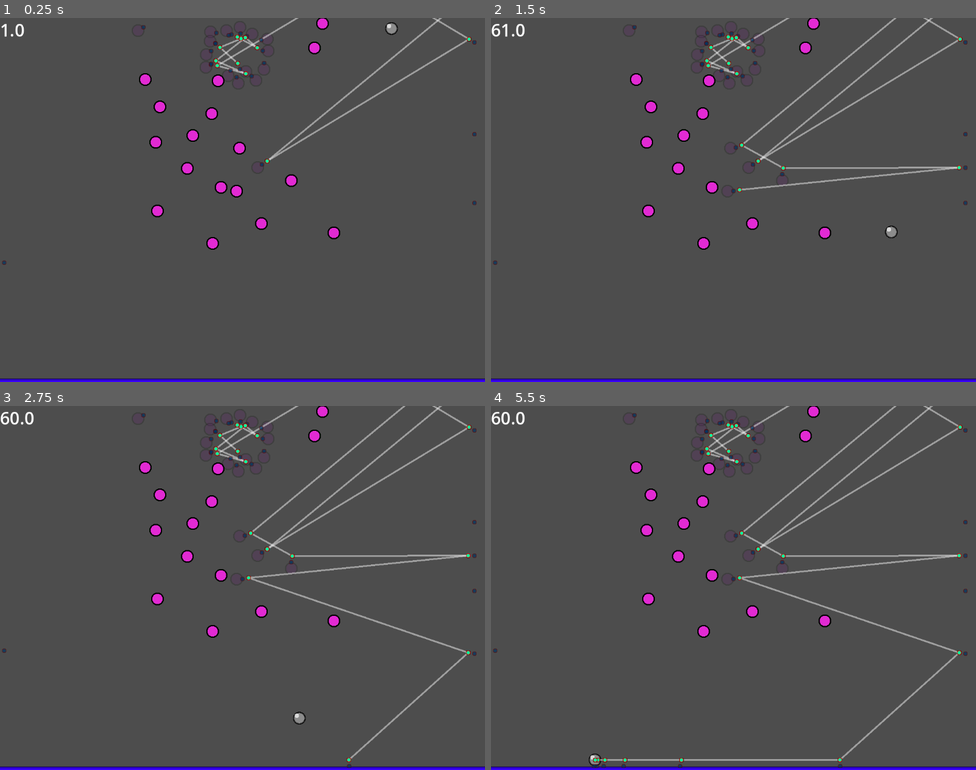
Above: before the commit, frames 1-4 (two rows, left to right).
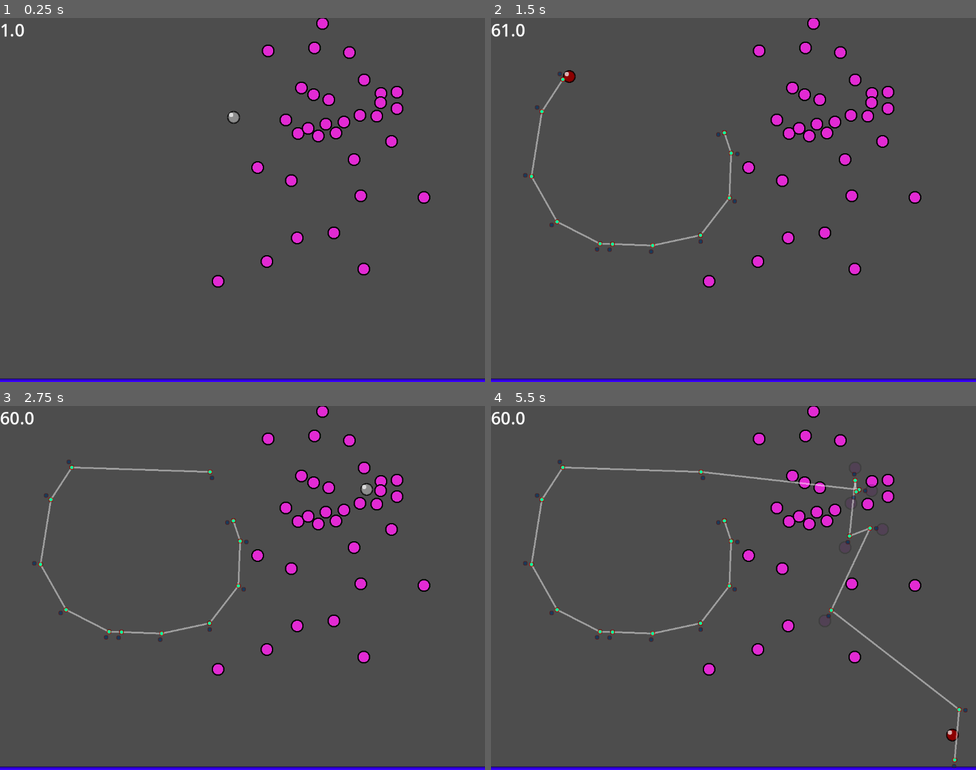
Above: after the commit, the same moments.

Repository: AugustTaub/plonki-deluxe
Game: Godot game, scene res://scenes/main.tscn
The game is run twice, just before and just after one commit, with the same random seed, the same clock (stepped at 60 frames per second) and the same inputs.
Inputs:
- Up to frame 1 (0.25 s): no input
- Up to frame 2 (1.5 s): no input
- Up to frame 3 (2.75 s): no input
- Up to frame 4 (5.5 s): no input

The runs differ from the first frame. In frame 1, 4.1% of the frame differs, in the area x 0-99%, y 0-75%; in frame 2, 5.4%; in frame 3, 5.9%; in frame 4, 6.6%, in the area x 0-99%, y 0-100%.

Commit message:
ball slide physics fix

Diff:
--- a/scenes/main.tscn
+++ b/scenes/main.tscn
@@ -36,7 +36,7 @@
 shape = SubResource("RectangleShape2D_0wfyh")
 
 [node name="loop" type="Node2D" parent="." unique_id=1198484698]
-position = Vector2(-544, 172.00003)
+position = Vector2(655.00006, 300)
 rotation = 1.5584562
 
 [node name="Area2D" type="Area2D" parent="loop" unique_id=1358562972]
@@ -159,99 +159,100 @@
 position = Vector2(503, 227)
 
 [node name="DestructiblePeg" parent="pegs" unique_id=1750133912 instance=ExtResource("4_jyhfs")]
+position = Vector2(354, 195)
 
 [node name="DestructiblePeg2" parent="pegs" unique_id=413804823 instance=ExtResource("4_jyhfs")]
-position = Vector2(63, -72)
+position = Vector2(253, 53)
 
 [node name="DestructiblePeg3" parent="pegs" unique_id=1449796975 instance=ExtResource("4_jyhfs")]
-position = Vector2(-14, -110)
+position = Vector2(176, 15)
 
 [node name="DestructiblePeg4" parent="pegs" unique_id=31807704 instance=ExtResource("4_jyhfs")]
-position = Vector2(15, -78)
+position = Vector2(205, 47)
 
 [node name="DestructiblePeg5" parent="pegs" unique_id=1809753087 instance=ExtResource("4_jyhfs")]
 position = Vector2(134, -149)
 
 [node name="DestructiblePeg6" parent="pegs" unique_id=1506844579 instance=ExtResource("4_jyhfs")]
-position = Vector2(132, -177)
+position = Vector2(278, -33)
 
 [node name="DestructiblePeg7" parent="pegs" unique_id=1876940873 instance=ExtResource("4_jyhfs")]
-position = Vector2(124, -105)
+position = Vector2(314, 20)
 
 [node name="DestructiblePeg8" parent="pegs" unique_id=1296707149 instance=ExtResource("4_jyhfs")]
-position = Vector2(105, -79)
+position = Vector2(295, 46)
 
 [node name="DestructiblePeg9" parent="pegs" unique_id=1640192018 instance=ExtResource("4_jyhfs")]
-position = Vector2(59, 184)
+position = Vector2(361, 369)
 
 [node name="DestructiblePeg10" parent="pegs" unique_id=1232251046 instance=ExtResource("4_jyhfs")]
-position = Vector2(-133, 68)
+position = Vector2(352, 4)
 
 [node name="DestructiblePeg11" parent="pegs" unique_id=1448806732 instance=ExtResource("4_jyhfs")]
-position = Vector2(-158, -81)
+position = Vector2(327, -145)
 
 [node name="DestructiblePeg12" parent="pegs" unique_id=1061093154 instance=ExtResource("4_jyhfs")]
-position = Vector2(-45, 52)
+position = Vector2(440, -12)
 
 [node name="DestructiblePeg13" parent="pegs" unique_id=1776647246 instance=ExtResource("4_jyhfs")]
-position = Vector2(66, 82)
+position = Vector2(203, 295)
 
 [node name="DestructiblePeg14" parent="pegs" unique_id=1193915899 instance=ExtResource("4_jyhfs")]
-position = Vector2(39, -90)
+position = Vector2(229, 35)
 
 [node name="DestructiblePeg15" parent="pegs" unique_id=109037163 instance=ExtResource("4_jyhfs")]
 position = Vector2(189, 159)
 
 [node name="DestructiblePeg16" parent="pegs" unique_id=229295601 instance=ExtResource("4_jyhfs")]
-position = Vector2(22, 175)
+position = Vector2(338, 109)
 
 [node name="DestructiblePeg17" parent="pegs" unique_id=2049077256 instance=ExtResource("4_jyhfs")]
-position = Vector2(-58, 130)
+position = Vector2(427, 66)
 
 [node name="DestructiblePeg18" parent="pegs" unique_id=575386422 instance=ExtResource("4_jyhfs")]
 position = Vector2(109, 128)
 
 [node name="DestructiblePeg19" parent="pegs" unique_id=42655106 instance=ExtResource("4_jyhfs")]
-position = Vector2(81, -100)
+position = Vector2(271, 25)
 
 [node name="DestructiblePeg20" parent="pegs" unique_id=28302140 instance=ExtResource("4_jyhfs")]
-position = Vector2(-123, -16)
+position = Vector2(362, -80)
 
 [node name="DestructiblePeg21" parent="pegs" unique_id=1731305513 instance=ExtResource("4_jyhfs")]
 position = Vector2(290, 283)
 
 [node name="DestructiblePeg22" parent="pegs" unique_id=746891447 instance=ExtResource("4_jyhfs")]
-position = Vector2(2, 308)
+position = Vector2(15, 398)
 
 [node name="DestructiblePeg23" parent="pegs" unique_id=596950605 instance=ExtResource("4_jyhfs")]
-position = Vector2(-129, 231)
+position = Vector2(504, 199)
 
 [node name="DestructiblePeg24" parent="pegs" unique_id=150331615 instance=ExtResource("4_jyhfs")]
-position = Vector2(118, 261)
+position = Vector2(131, 351)
 
 [node name="DestructiblePeg25" parent="pegs" unique_id=2147311641 instance=ExtResource("4_jyhfs")]
-position = Vector2(-3, -194)
+position = Vector2(402, -48)
 
 [node name="DestructiblePeg26" parent="pegs" unique_id=1733051331 instance=ExtResource("4_jyhfs")]
-position = Vector2(-13, -140)
+position = Vector2(392, 6)
 
 [node name="DestructiblePeg27" parent="pegs" unique_id=1946058450 instance=ExtResource("4_jyhfs")]
-position = Vector2(-4, -172)
+position = Vector2(401, -26)
 
 [node name="DestructiblePeg28" parent="pegs" unique_id=1699720659 instance=ExtResource("4_jyhfs")]
-position = Vector2(96, -189)
+position = Vector2(242, -45)
 
 [node name="DestructiblePeg29" parent="pegs" unique_id=1045156305 instance=ExtResource("4_jyhfs")]
 position = Vector2(244, -156)
 
 [node name="DestructiblePeg30" parent="pegs" unique_id=2128286579 instance=ExtResource("4_jyhfs")]
-position = Vector2(67, -205)
+position = Vector2(213, -61)
 
 [node name="DestructiblePeg31" parent="pegs" unique_id=374580509 instance=ExtResource("4_jyhfs")]
-position = Vector2(35, -197)
+position = Vector2(440, -51)
 
 [node name="DestructiblePeg32" parent="pegs" unique_id=1256801200 instance=ExtResource("4_jyhfs")]
-position = Vector2(-175, -197)
+position = Vector2(310, -261)
 
 [node name="DestructiblePeg33" parent="pegs" unique_id=322573258 instance=ExtResource("4_jyhfs")]
 position = Vector2(263, -214)
--- a/scripts/ball_physics.gd
+++ b/scripts/ball_physics.gd
@@ -2,7 +2,7 @@
 
 class_name Ball
 
-var gravity: float = 500 # gravity in px per sec
+var gravity: float = 900 # gravity in px per sec
 
 var bounciness: float = 0.95 # how much velocity is retained with each bounce 0-1
 
@@ -10,7 +10,7 @@
 var has_bounced_this_frame: bool = false
 
 
-var slipperiness: float = 1 # how similar the slop has to be to the velocity initiate a slide 0-2
+var slipperiness: float = 1.5 # how similar the slop has to be to the velocity initiate a slide 0-2
 var is_sliding: bool = false
 var slide_drag: float = 2500
 
@@ -41,7 +41,7 @@
 		start_y_target_dict[ray] = ray.target_position.y
 
 
-	velocity = Vector2(0, 5000000)
+	velocity = Vector2(0, 500)
 
 
 func _physics_process(delta):
@@ -169,7 +169,6 @@
 
 
 
-
 	# get bounce direction
 	bounce_vec = move_vec.bounce(average_hit_vec.normalized()).normalized()
 
@@ -187,7 +186,9 @@
 		set_is_sliding(true)
 		# going along the surface and slightly up so the ball doesnt drag along it
 		var slide_velocity = velocity - average_hit_vec * velocity.dot(average_hit_vec)
-		slide_velocity += average_hit_vec * 20.0
+		slide_velocity += average_hit_vec * 50000/velocity.length()
+		print(velocity.length())
+
 
 		queue_pegs_for_destruction(hit_pegs)
 		result.bounce_vector = slide_velocity.normalized()
@@ -195,8 +196,8 @@
 		result.is_valid = true
 		return result
 
-	else:
-		set_is_sliding(false)
+	#else:
+		#set_is_sliding(false)
 
 	queue_pegs_for_destruction(hit_pegs)
 	result.bounce_vector = bounce_vec
@@ -210,7 +211,7 @@
 	var speed = velocity.length()
 
 	if is_sliding:
-		speed -= slide_drag * delta
+		#speed -= slide_drag * delta
 		speed = clampf(speed,1,5000)
 
 	velocity = collision_data.bounce_vector.normalized() * speed
